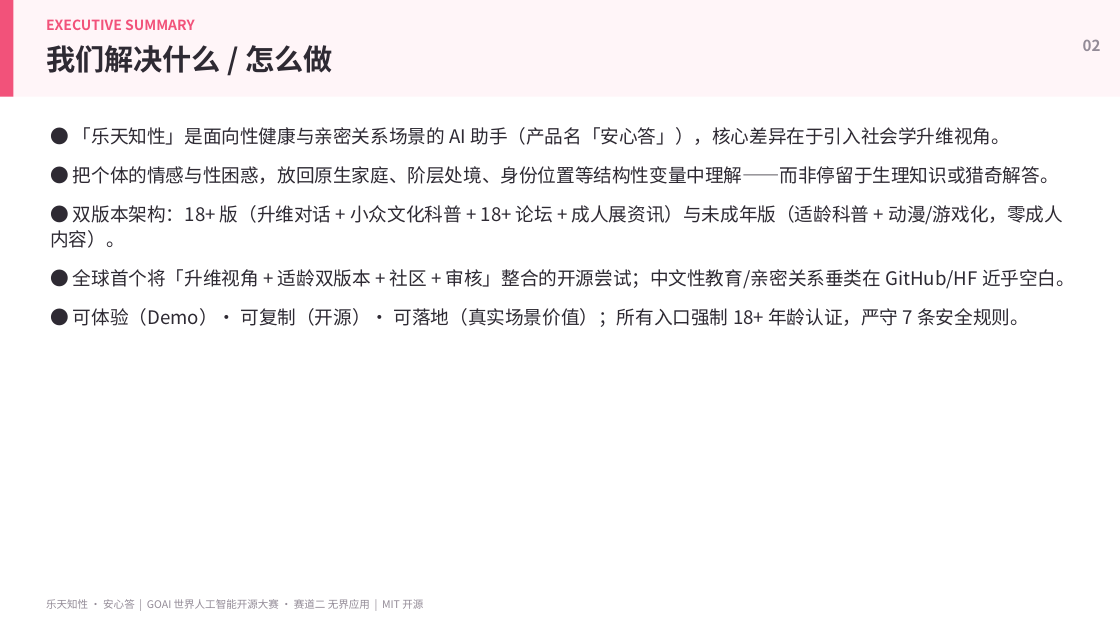
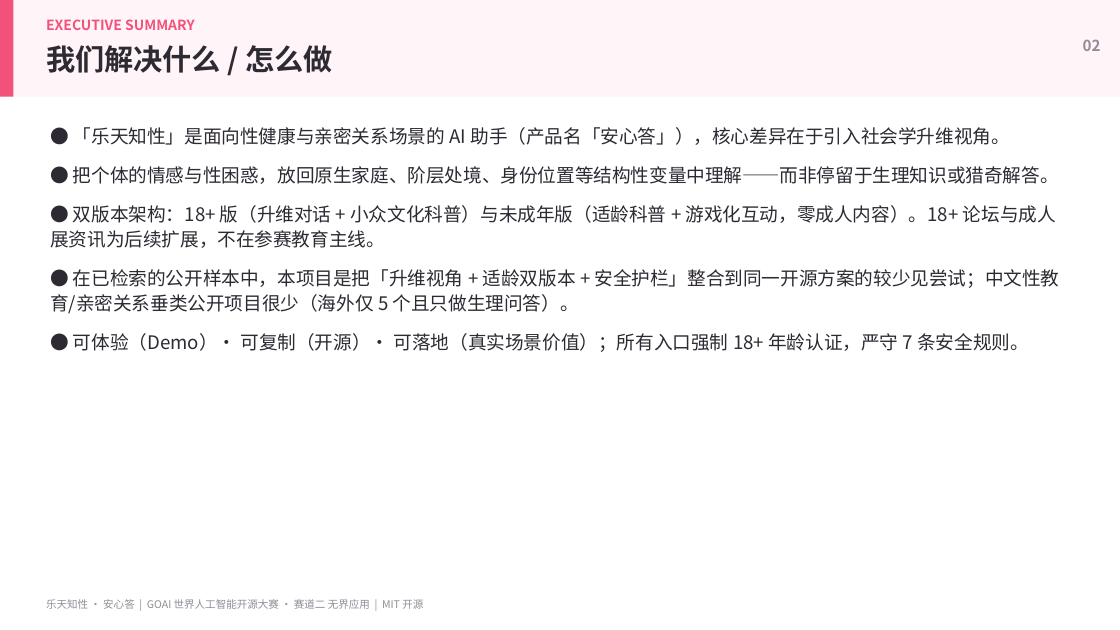
Before and after one commit to mlx969/-Finn, a slide deck: slide 2 of presentation.pptx. Drawn at 1120x630 pixels with LibreOffice and Linux fonts; fonts in the diff are those of the drawing. Boxes give left, top, right and bottom in pixels: in the first picture for what was removed or moved away, otherwise in the second. Text is boxed around its words. In the diff, an @@ line names an element or a change of style, - is before the commit and + after.

```diff
--- a/presentation.pptx
+++ b/presentation.pptx
@@ text at bbox=[50, 205, 1060, 314]: text changed @@
-● 双版本架构：18+ 版（升维对话 + 小众文化科普 + 18+ 论坛 + 成人展资讯）与未成年版（适龄科普 + 动漫/游戏化，零成人内容）。
-● 全球首个将「升维视角 + 适龄双版本 + 社区 + 审核」整合的开源尝试；中文性教育/亲密关系垂类在 GitHub/HF 近乎空白。
+● 双版本架构：18+ 版（升维对话 + 小众文化科普）与未成年版（适龄科普 + 游戏化互动，零成人内容）。18+ 论坛与成人展资讯为后续扩展，不在参赛教育主线。
+● 在已检索的公开样本中，本项目是把「升维视角 + 适龄双版本 + 安全护栏」整合到同一开源方案的较少见尝试；中文性教育/亲密关系垂类公开项目很少（海外仅 5 个且只做生理问答）。
```
Also in this commit, not shown: 12 other slides changed, 24 other files.
